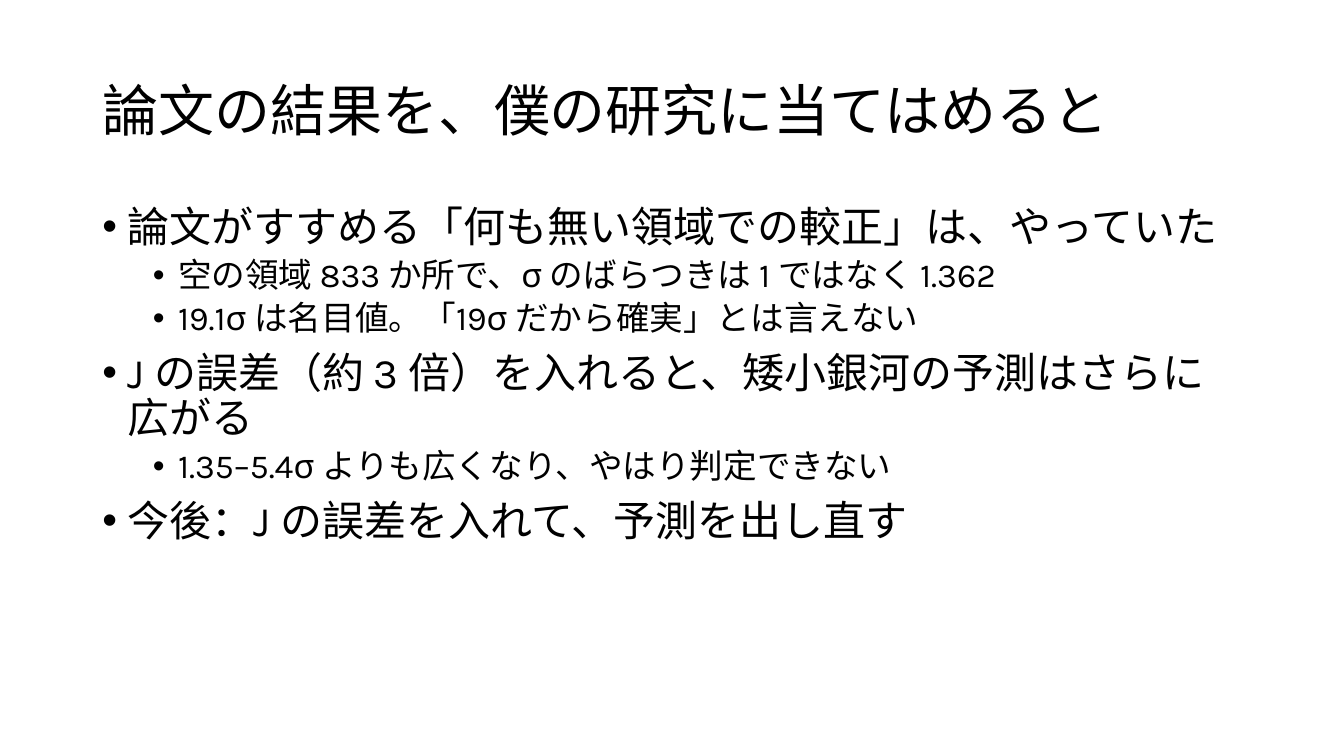
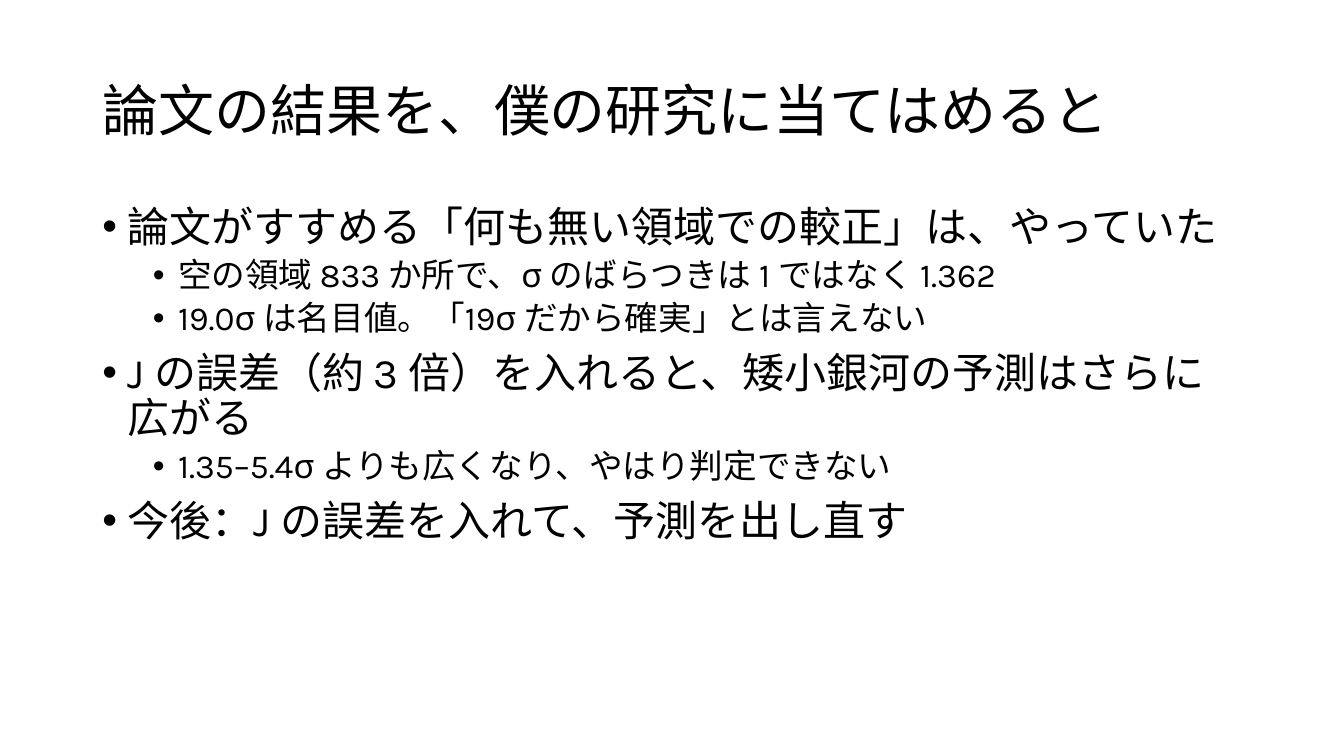
Before and after one commit to Mikann20041029/darkmatter-slides, a slide deck: slide 14 of slides/Toni Bertólez-Martínez, et al. (2026).pptx. Drawn at 1344x756 pixels with LibreOffice and Linux fonts; fonts in the diff are those of the drawing. Boxes give left, top, right and bottom in pixels: in the first picture for what was removed or moved away, otherwise in the second. Text is boxed around its words. In the diff, an @@ line names an element or a change of style, - is before the commit and + after.

```diff
--- a/slides/Toni Bertólez-Martínez, et al. (2026).pptx
+++ b/slides/Toni Bertólez-Martínez, et al. (2026).pptx
@@ text at bbox=[178, 301, 927, 333]: text changed @@
-  • 19.1σ は名目値。「19σ だから確実」とは言えない
+  • 19.0σ は名目値。「19σ だから確実」とは言えない
```
Also in this commit, not shown: 1 other slide changed, 2 other files.
